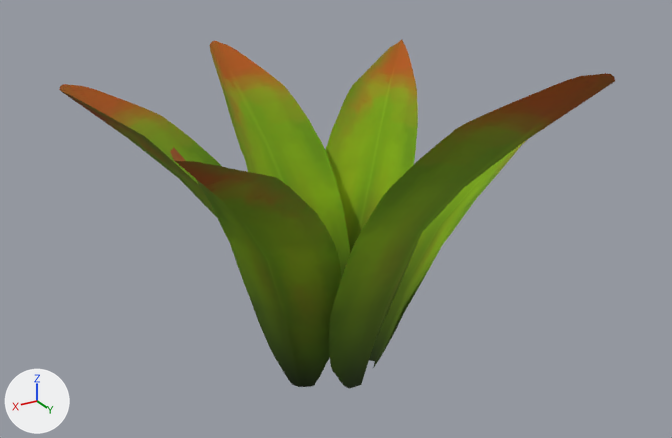
The glTF model assets/nature/Plant_1.gltf, before and after one commit.
Before and after are seen from a 50 mm lens placed at (1.076, 1.827, 1.351), pointed at (0.0, 0.035, 0.455). Lighting does not change. The marker at lower left points along +X, +Y and +Z. The picture after the commit comes second.

Names of what the first picture shows: 'Plant_1'.
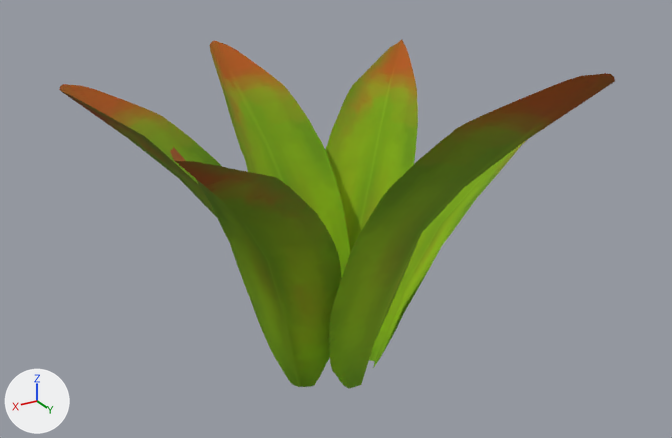
Where the newer file only moved an object's origin or applied its transform, the numbers keep the older frame.

Changed parts and their boxes [x1, y1, x2, y2] in the pictures (672 x 438 px):
'Plant_1', recoloured (lighter): [220, 43, 548, 389] in both

Edits to the bpy script that builds the scene:
```text
Change mat_leaves:
    remove # nodes: BsdfPrincipled, Math x3, Mix, OutputMaterial, TexImage, VertexColor
    nodes: BsdfPrincipled, Math x2, OutputMaterial, TexImage
```
